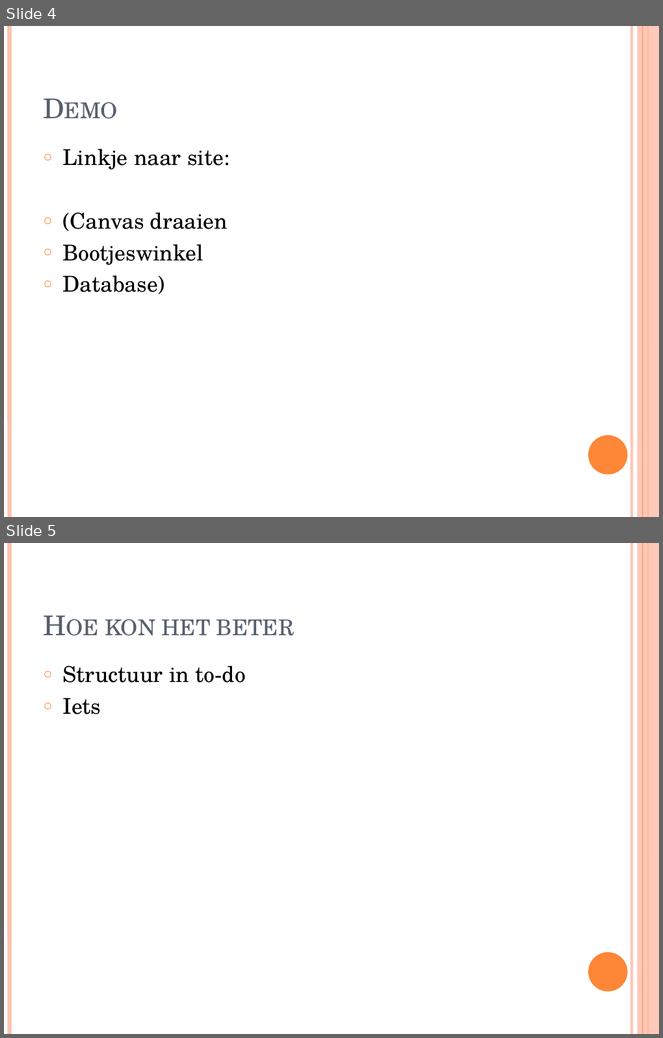
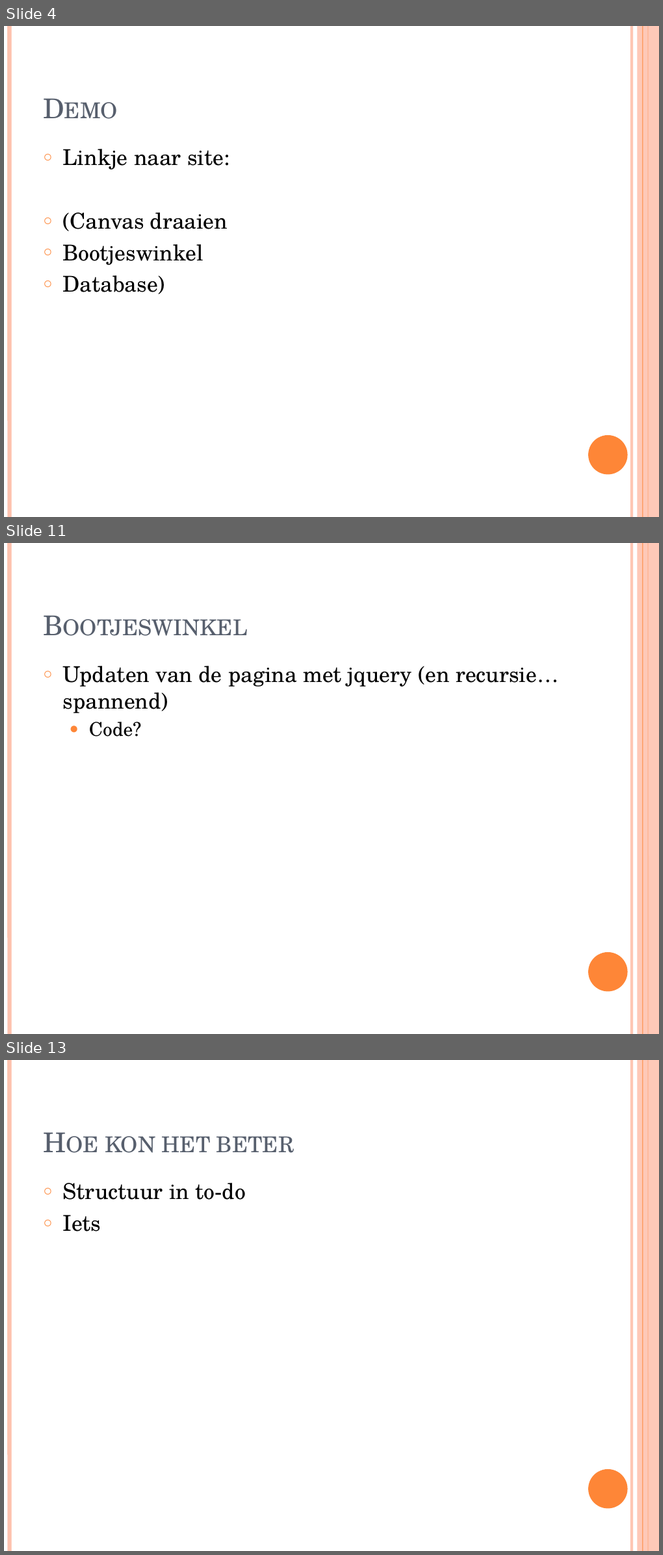
Before and after one commit to jennydenouden/spel, a slide deck: presentatie.pptx. Shown one above the other, each under a label of ours: slides 4 and 5 before the commit, slides 4, 11 and 13 after it; the slides between them are not shown. The pictures are 663x1038 and 663x1555 pixels, drawn with LibreOffice and Linux fonts; fonts in the diff are those of the drawing. Boxes give left, top, right and bottom in pixels: in the first picture for what was removed or moved away, otherwise in the second. Text is boxed around its words. In the diff, an @@ line names an element or a change of style, - is before the commit and + after.

```diff
--- a/presentatie.pptx
+++ b/presentatie.pptx
@@ slide 11 added at (4,543,659,1034), background #FFFFFF; not listed: 6 template elements that a slide beside it also shows @@
@@ title added at (36,563,572,644), 30 pt, text #575F6D, small capitals @@
+Bootjeswinkel
@@ text added at (63,666,559,737), 24 pt, text #000000 @@
+○ Updaten van de pagina met jquery (en recursie… spannend)
+  ● Code?
@@ what was slide 5 is now slide 13 @@
```
Also in this commit, not shown: 7 other slides added.
